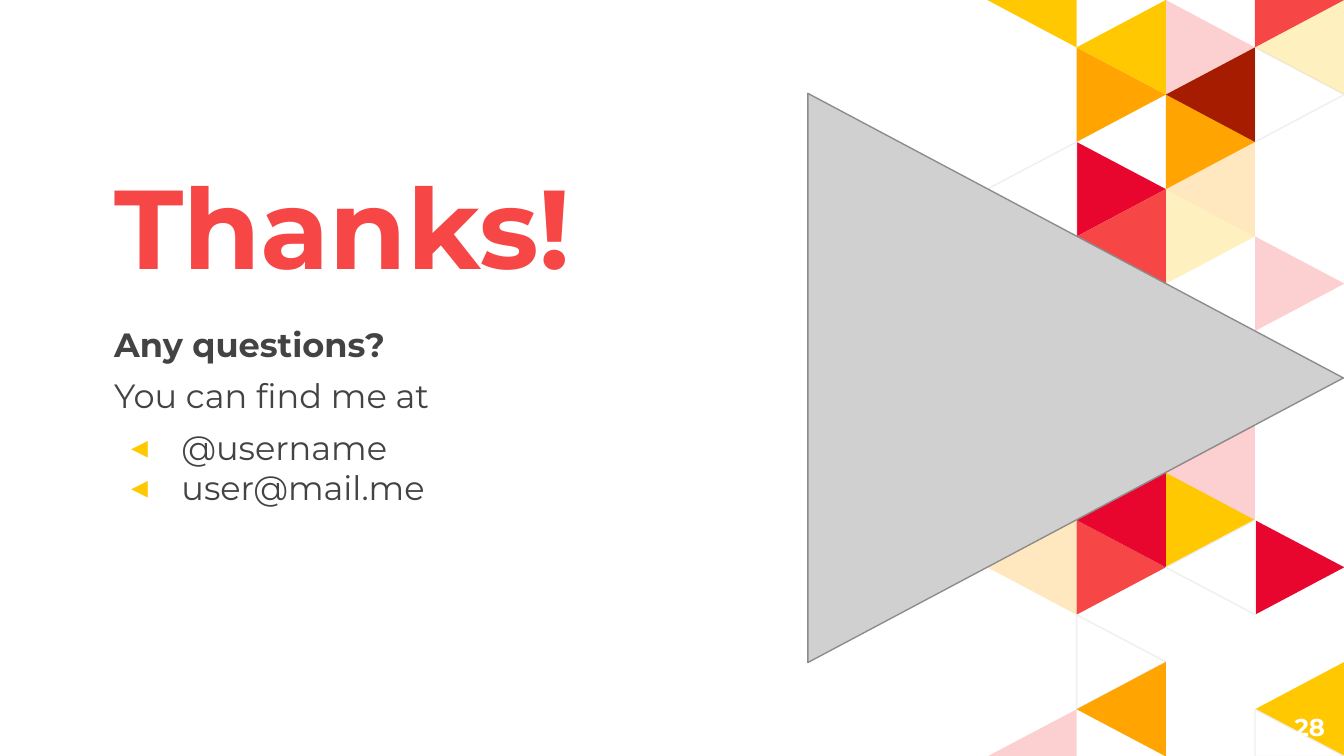
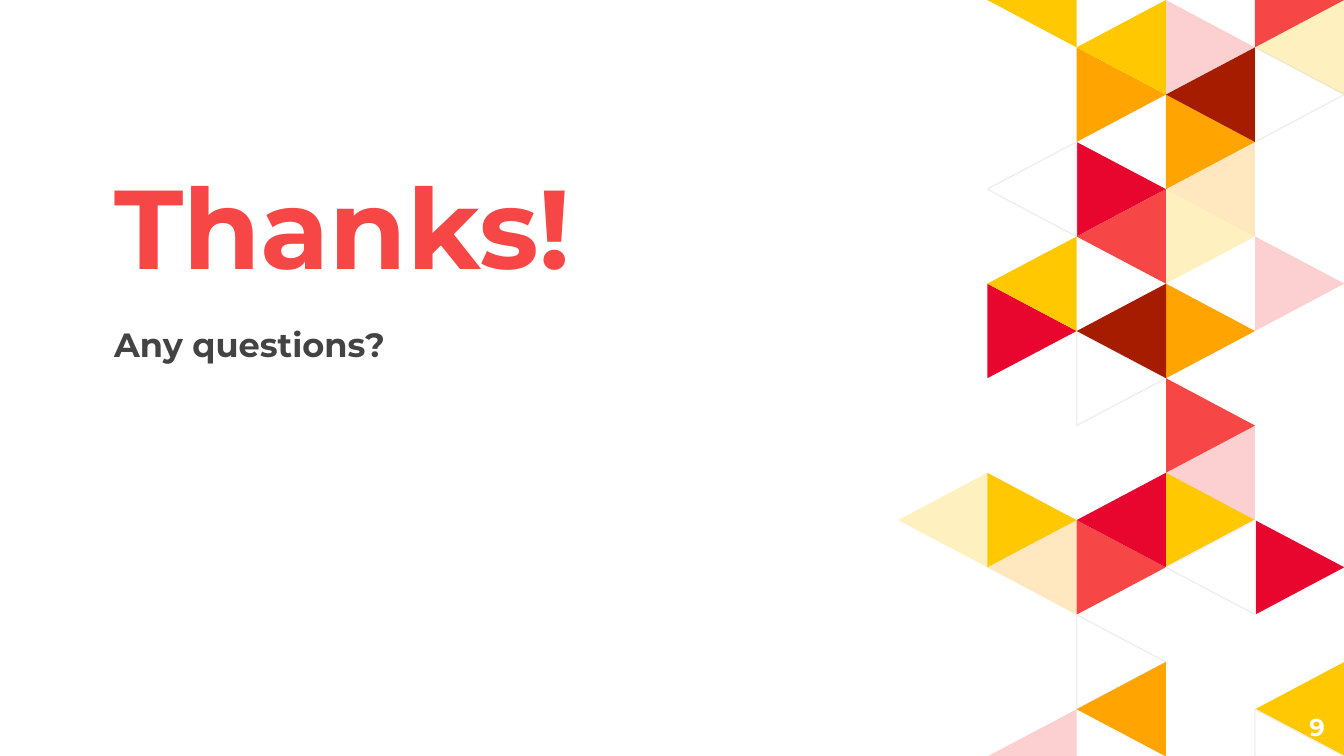
Before and after one commit to krashilili/Project2, a slide deck: slide 9 of PPT presentation/Slides.pptx (slide 28 before the commit). Drawn at 1344x756 pixels with LibreOffice and Linux fonts; fonts in the diff are those of the drawing; grey boxes stand for pictures. Boxes give left, top, right and bottom in pixels: in the first picture for what was removed or moved away, otherwise in the second. Text is boxed around its words. In the diff, an @@ line names an element or a change of style, - is before the commit and + after.

```diff
--- a/PPT presentation/Slides.pptx
+++ b/PPT presentation/Slides.pptx
@@ picture removed at [809, 93, 1344, 663] @@
@@ subtitle at [114, 383, 429, 507]: paragraphs removed @@
-You can find me at
-◂ @username
-◂ user@mail.me
@@ page number at [1309, 718, 1324, 742]: text changed @@
-28
+9
```
Also in this commit, not shown: 2 other slides changed, 23 slides removed.
